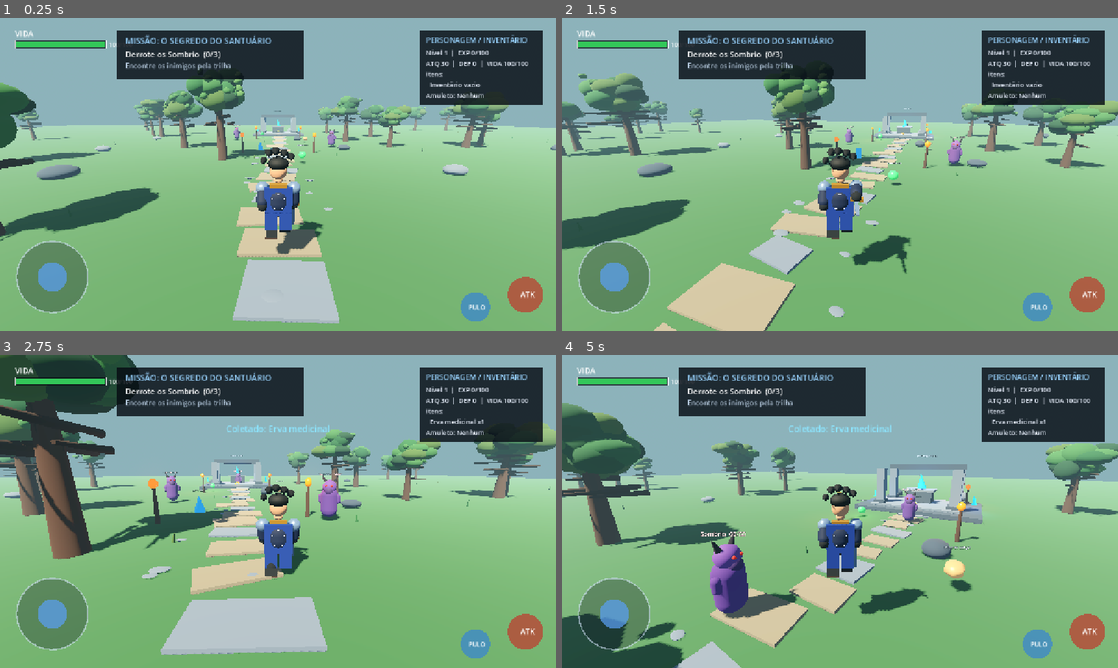
Above: before the commit, frames 1-4 (two rows, left to right).
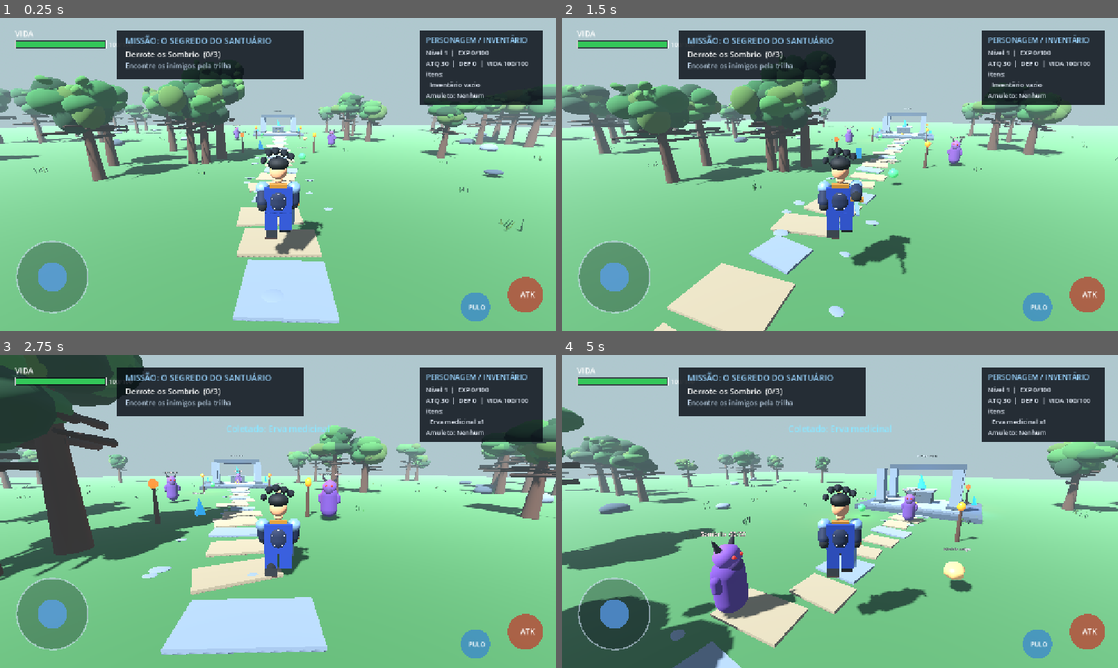
Above: after the commit, the same moments.

Repository: YohBoostel07/Aetheria-Android
Game: Godot game, scene res://scenes/world.tscn
Same seed, same stepped clock (60 frames per second), same inputs: the game is played once before the commit and once after it.
Inputs (mouse positions are in pixels of both pictures, inside the frame that each line leads up to):
- Up to frame 1 (0.25 s): no input
- Up to frame 2 (1.5 s): tap Enter at 0.5 s; move the mouse to (867, 174) at 0.52 s; hold W (move_forward) from 0.53 s (still down); tap J (attack) at 0.6, 1.35 s; click (867, 174) at 0.67 s; tap Space (jump) at 0.77 s; move the mouse to (812, 174) at 1.27 s
- Up to frame 3 (2.75 s): keep holding W (move_forward); tap Space (jump) at 1.52 s; move the mouse to (289, 505) at 2.02 s; tap J (attack) at 2.1 s
- Up to frame 4 (5 s): keep holding W (move_forward); move the mouse to (834, 517) at 2.77 s; tap J (attack) at 2.85, 3.6, 4.35 s; click (834, 517) at 2.92 s; tap Space (jump) at 3.02, 3.77, 4.52 s; move the mouse to (878, 514) at 3.52 s; move the mouse to (795, 508) at 4.27 s

The runs differ from the first frame. In frame 1, 47% of the frame differs, in the area x 0-100%, y 0-98%; in frame 2, 47%; in frame 3, 46%; in frame 4, 51%, in the area x 0-100%, y 0-100%.

Commit message:
Increase forest density and add detailed grass patches

Diff:
--- a/scripts/world.gd
+++ b/scripts/world.gd
@@ -86,30 +86,22 @@
     world_env.background_mode = Environment.BG_SKY
     world_env.sky = Sky.new()
     var sky_material := ProceduralSkyMaterial.new()
-    sky_material.sky_top_color = Color(0.035, 0.095, 0.19)
-    sky_material.sky_horizon_color = Color(0.48, 0.61, 0.66)
-    sky_material.ground_bottom_color = Color(0.035, 0.055, 0.045)
-    sky_material.ground_horizon_color = Color(0.22, 0.31, 0.25)
+    sky_material.sky_top_color = Color(0.12, 0.23, 0.42)
+    sky_material.sky_horizon_color = Color(0.62, 0.70, 0.76)
+    sky_material.ground_bottom_color = Color(0.12, 0.16, 0.13)
+    sky_material.ground_horizon_color = Color(0.42, 0.48, 0.40)
     world_env.sky.sky_material = sky_material
     world_env.ambient_light_source = Environment.AMBIENT_SOURCE_COLOR
-    world_env.ambient_light_color = Color(0.48, 0.60, 0.72)
-    world_env.ambient_light_energy = 0.82
+    world_env.ambient_light_color = Color(0.63, 0.72, 0.84)
+    world_env.ambient_light_energy = 0.72
     world_env.tonemap_mode = Environment.TONE_MAPPER_FILMIC
-    world_env.tonemap_exposure = 1.05
-    world_env.glow_enabled = true
-    world_env.glow_intensity = 0.28
     world_env.fog_enabled = true
-    world_env.fog_light_color = Color(0.42, 0.55, 0.58)
-    world_env.fog_density = 0.008
+    world_env.fog_light_color = Color(0.55, 0.65, 0.68)
+    world_env.fog_density = 0.006
     var node := get_node_or_null("WorldEnvironment") as WorldEnvironment
     if node:
         node.environment = world_env
-    var sun := get_node_or_null("DirectionalLight3D") as DirectionalLight3D
-    if sun:
-        sun.light_color = Color(1.0, 0.88, 0.72)
-        sun.light_energy = 1.35
-        sun.shadow_enabled = true
-        sun.directional_shadow_max_distance = 65.0
+
 func _create_ground() -> void:
     var ground := StaticBody3D.new()
     ground.name = "Ground"
@@ -150,26 +142,32 @@
         add_child(pebble)
 
 func _create_forest() -> void:
-    for i in range(58):
-        var position := Vector3(rng.randf_range(-52, 52), 0, rng.randf_range(-52, 52))
-        var near_path := absf(position.x) < 4.2 and position.z < 8.0 and position.z > -39.0
-        var near_spawn := position.distance_to(Vector3(0, 0, 4)) < 9.0
-        var near_shrine := position.distance_to(Vector3(0, 0, -34)) < 9.0
+    for i in range(92):
+        var position := Vector3(rng.randf_range(-54, 54), 0, rng.randf_range(-54, 54))
+        var near_path := absf(position.x) < 5.2 and position.z < 8.0 and position.z > -39.0
+        var near_spawn := position.distance_to(Vector3(0, 0, 4)) < 10.0
+        var near_shrine := position.distance_to(Vector3(0, 0, -34)) < 11.0
         if near_path or near_spawn or near_shrine:
             continue
-        _create_tree(position, rng.randf_range(0.82, 1.35))
-    for i in range(34):
-        var grass := MeshInstance3D.new()
-        var blade := CylinderMesh.new()
-        blade.top_radius = 0.015
-        blade.bottom_radius = 0.055
-        blade.height = rng.randf_range(0.28, 0.55)
-        blade.radial_segments = 5
-        grass.mesh = blade
-        grass.position = Vector3(rng.randf_range(-42, 42), blade.height * 0.5, rng.randf_range(-42, 42))
-        grass.rotation.z = rng.randf_range(-0.25, 0.25)
-        grass.material_override = leaf_materials[rng.randi_range(0, leaf_materials.size() - 1)]
-        add_child(grass)
+        _create_tree(position, rng.randf_range(0.82, 1.48))
+    for i in range(125):
+        var patch := Node3D.new()
+        patch.position = Vector3(rng.randf_range(-44, 44), 0.0, rng.randf_range(-46, 46))
+        if absf(patch.position.x) < 3.5 and patch.position.z < 8.0 and patch.position.z > -39.0:
+            continue
+        add_child(patch)
+        for blade_index in range(rng.randi_range(5, 8)):
+            var grass := MeshInstance3D.new()
+            var blade := CylinderMesh.new()
+            blade.top_radius = 0.003
+            blade.bottom_radius = rng.randf_range(0.018, 0.035)
+            blade.height = rng.randf_range(0.24, 0.52)
+            blade.radial_segments = 4
+            grass.mesh = blade
+            grass.position = Vector3(rng.randf_range(-0.28, 0.28), blade.height * 0.5, rng.randf_range(-0.28, 0.28))
+            grass.rotation = Vector3(rng.randf_range(-0.18, 0.18), rng.randf_range(0, TAU), rng.randf_range(-0.38, 0.38))
+            grass.material_override = leaf_materials[rng.randi_range(0, leaf_materials.size() - 1)]
+            patch.add_child(grass)
 
 func _create_tree(tree_position: Vector3, scale_value: float) -> void:
     var tree := Node3D.new()
